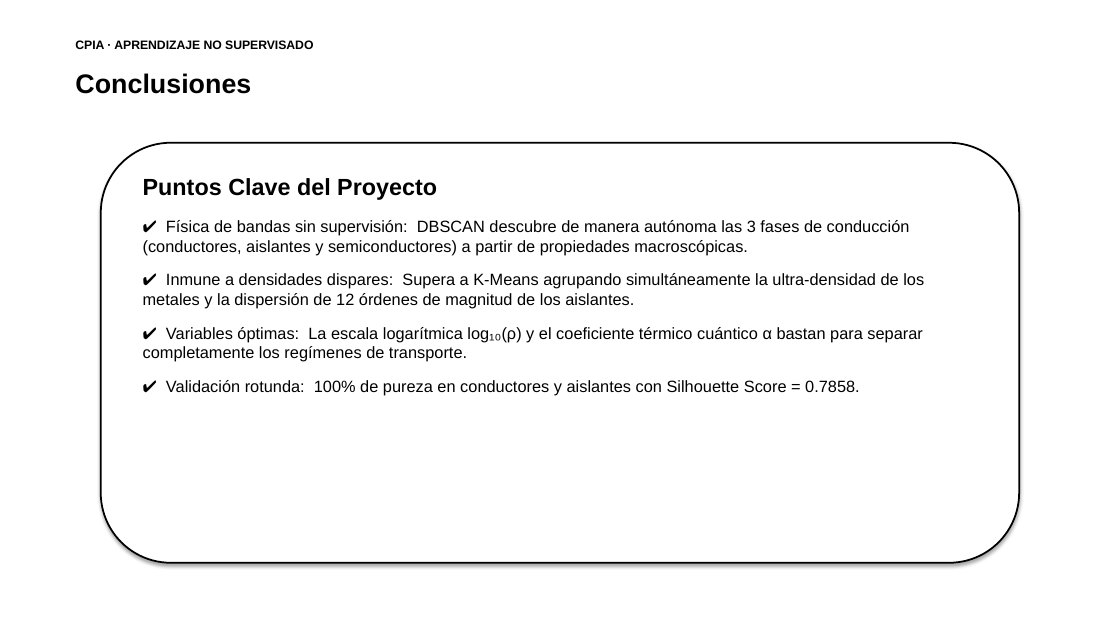
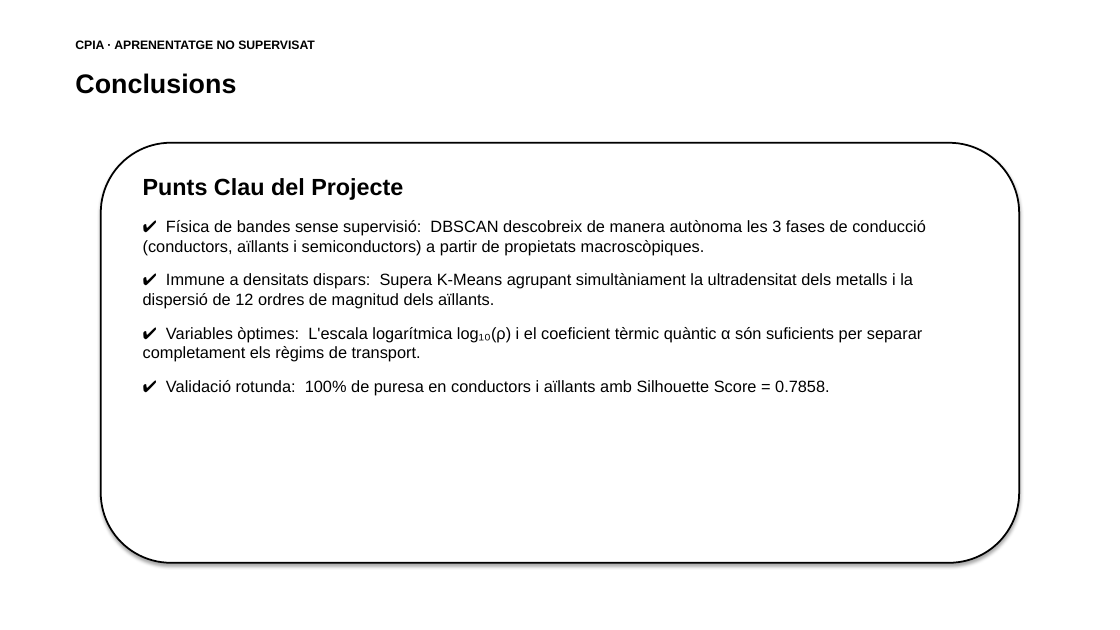
Before and after one commit to ArnauMontull/CPIA-Expo, a slide deck: slide 8 of presentacion/presentacion_materiales_uriel.pptx. Drawn at 1120x630 pixels with LibreOffice and Linux fonts; fonts in the diff are those of the drawing. Boxes give left, top, right and bottom in pixels: in the first picture for what was removed or moved away, otherwise in the second. Text is boxed around its words. In the diff, an @@ line names an element or a change of style, - is before the commit and + after.

```diff
--- a/presentacion/presentacion_materiales_uriel.pptx
+++ b/presentacion/presentacion_materiales_uriel.pptx
@@ text at [75, 40, 315, 49]: text changed @@
-CPIA · APRENDIZAJE NO SUPERVISADO
+CPIA · APRENENTATGE NO SUPERVISAT
@@ text at [75, 73, 236, 94]: text changed @@
-Conclusiones
+Conclusions
@@ text at [143, 178, 926, 396]: text changed @@
-Puntos Clave del Proyecto
-✔ Física de bandas sin supervisión: DBSCAN descubre de manera autónoma las 3 fases de conducción (conductores, aislantes y semiconductores) a partir de propiedades macroscópicas.
-✔ Inmune a densidades dispares: Supera a K-Means agrupando simultáneamente la ultra-densidad de los metales y la dispersión de 12 órdenes de magnitud de los aislantes.
-✔ Variables óptimas: La escala logarítmica log₁₀(ρ) y el coeficiente térmico cuántico α bastan para separar completamente los regímenes de transporte.
-✔ Validación rotunda: 100% de pureza en conductores y aislantes con Silhouette Score = 0.7858.
+Punts Clau del Projecte
+✔ Física de bandes sense supervisió: DBSCAN descobreix de manera autònoma les 3 fases de conducció (conductors, aïllants i semiconductors) a partir de propietats macroscòpiques.
+✔ Immune a densitats dispars: Supera K-Means agrupant simultàniament la ultradensitat dels metalls i la dispersió de 12 ordres de magnitud dels aïllants.
+✔ Variables òptimes: L'escala logarítmica log₁₀(ρ) i el coeficient tèrmic quàntic α són suficients per separar completament els règims de transport.
+✔ Validació rotunda: 100% de puresa en conductors i aïllants amb Silhouette Score = 0.7858.
```
Also in this commit, not shown: 6 other slides changed, 1 slide added, 1 slide removed, 13 other files.
